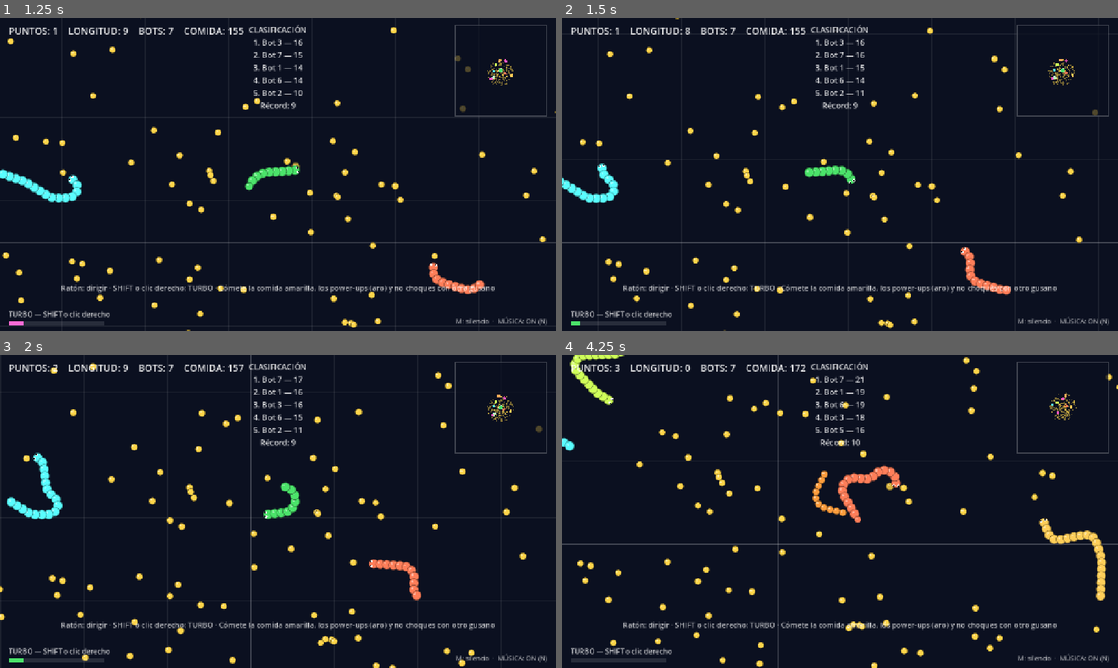
Above: before the commit, frames 1-4 (two rows, left to right).
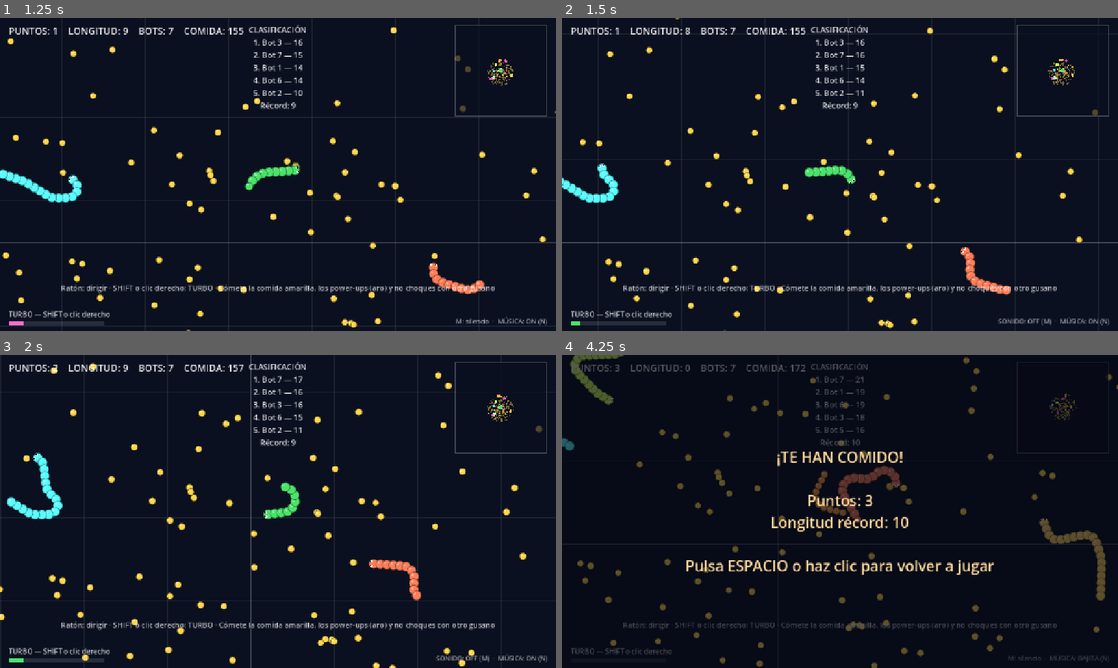
Above: after the commit, the same moments.

Repository: Drocno23/MiJuegoIA
Game: Godot game, scene res://escenas/Main.tscn
The game is run twice, just before and just after one commit, with the same random seed, the same clock (stepped at 60 frames per second) and the same inputs.
Inputs (mouse positions are in pixels of both pictures, inside the frame that each line leads up to):
- Up to frame 1 (1.25 s): tap Enter (ui_accept) at 0.5, 0.77 s; move the mouse to (400, 158) at 0.52 s; hold Shift (turbo) from 0.53 s (still down); click (400, 158) at 0.67 s
- Up to frame 2 (1.5 s): move the mouse to (728, 190) at 1.27 s; release Shift (turbo) at 1.28 s; tap M at 1.35 s; click (728, 190) at 1.42 s
- Up to frame 3 (2 s): tap Enter (ui_accept) at 1.52 s
- Up to frame 4 (4.25 s): move the mouse to (895, 442) at 2.02 s; tap N at 2.1 s; click (895, 442) at 2.17 s; move the mouse to (812, 574) at 2.77 s; tap Shift (turbo) at 2.85 s; click (812, 574) at 2.92 s; tap Enter (ui_accept) at 3.02, 3.77 s; move the mouse to (1006, 558) at 3.52 s; tap M at 3.6 s; click (1006, 558) at 3.67 s

Frame 1 is identical in both runs. In frame 2, 0.1% of the frame differs, in the area x 78-98%, y 95-99%; in frame 3, 0.1%; in frame 4, 9.1%, in the area x 0-100%, y 0-100%.
Error before the commit: Parse Error: Cannot infer the type of "estado_musica" variable because the value doesn't have a set type. (res://scripts/sonido.gd:266)

Commit message:
fix(slither_2d): sonido.gd compila (error de inferencia de tipos)
El fallo que rompía todo:

    res://scripts/sonido.gd:266 - Parse Error: Cannot infer the type of
    "estado_musica" variable because the value doesn't have a set type.

Venía de sacar un valor de un Array sin tipo con `:=`
(`["…", "…", "…"][_nivel_musica]` da Variant y GDScript no puede inferir).
Al no compilar sonido.gd, la clase `Sonido` no se registraba y todo lo demás
caía en cascada: main.gd no cargaba (`Could not find type "Sonido"`), sus
@onready se quedaban a null y aparecía el río de
"Invalid access to property or key 'visible' on a base object of type 'Nil'"
en `_input` y en `_terminar_partida`.

Arreglos:
- El nivel de música ahora se resuelve con `nombre_nivel_musica()` (match que
  devuelve String), sin índices sobre arrays sin tipo.
- `_input()` sale sin hacer nada si el HUD no está (red de seguridad para no
  inundar la consola si algún día el mundo no termina de montarse).
- Constantes de la música (BPM y tiempos) al ámbito de clase.
- Música "apagada" = -80 dB además de pausada, así el silencio funciona aunque
  el reproductor no haya empezado a sonar.
- COMO_TRABAJAR.md: dos filas nuevas en "problemas típicos" (qué significa
  "Could not find type X" y el error de inferencia de tipos), con el aviso de
  que gdlint/gdparse NO detectan esto: solo el compilador de Godot.

Nota: el resto de `:=` del proyecto se ha revisado a mano y ninguno saca el
valor de un contenedor sin tipo, así que no hay más casos de este error.

Co-authored-by: arena-agent <297053741+arena-agent@users.noreply.github.com>

Diff:
--- a/slither_2d/scripts/main.gd
+++ b/slither_2d/scripts/main.gd
@@ -106,6 +106,10 @@
 
 
 func _input(evento: InputEvent) -> void:
+	# Red de seguridad: si el mundo no ha terminado de montarse (o alguien edita la
+	# escena y quita el HUD), no inundamos la consola con errores por cada tecla.
+	if pantalla_final == null:
+		return
 	# Teclas de audio (se leen aquí y no en el mapa de entrada del proyecto para
 	# no tocar project.godot): M = silencio, N = música normal/bajita/apagada.
 	var tecla := evento as InputEventKey
--- a/slither_2d/scripts/sonido.gd
+++ b/slither_2d/scripts/sonido.gd
@@ -39,6 +39,10 @@
 ## Grupo con el nodo de audio del mundo (los gusanos lo buscan por aquí).
 const GRUPO := "audio"
 
+## Parámetros de la música: 16 tiempos a 128 BPM (60/128 * 16 = 7,5 s de bucle).
+const MUSICA_BPM := 128.0
+const MUSICA_TIEMPOS := 16
+
 const FRECUENCIA_MEZCLA := 22050  ## Muestras por segundo (calidad de sobra).
 const VOCES := 6  ## Cuántos efectos pueden sonar a la vez sin cortarse.
 
@@ -164,10 +168,8 @@
 ## (onda cuadrada), bajo (triangular) y bombo. Ninguna nota queda sonando en el
 ## punto de unión, así que el bucle enlaza sin corte.
 static func generar_musica() -> AudioStreamWAV:
-	const BPM := 128.0
-	const TIEMPOS := 16
-	var tiempo := 60.0 / BPM
-	var total := int(FRECUENCIA_MEZCLA * tiempo * TIEMPOS)
+	var tiempo := 60.0 / MUSICA_BPM
+	var total := int(FRECUENCIA_MEZCLA * tiempo * MUSICA_TIEMPOS)
 	var flujo := _flujo_vacio(total)
 	# Melodía: una nota por tiempo, escala de La menor.
 	var melodia := PackedFloat32Array([
@@ -263,8 +265,20 @@
 ## Rótulo para el HUD ("M: silencio · MÚSICA: ON (N)").
 func texto_estado() -> String:
 	var estado_sonido := "SONIDO: OFF (M)" if _silencio else "M: silencio"
-	var estado_musica := ["MÚSICA: OFF", "MÚSICA: BAJITA", "MÚSICA: ON"][_nivel_musica]
-	return "%s  ·  %s (N)" % [estado_sonido, estado_musica]
+	return "%s  ·  %s (N)" % [estado_sonido, nombre_nivel_musica(_nivel_musica)]
+
+
+## Nombre del nivel de música. Es una función con `match` (y no un Array) porque
+## sacar un valor de un Array sin tipo da Variant, y GDScript no puede inferir
+## el tipo con `:=` (error "Cannot infer the type of ... variable").
+static func nombre_nivel_musica(nivel: int) -> String:
+	match nivel:
+		MUSICA_APAGADA:
+			return "MÚSICA: OFF"
+		MUSICA_BAJITA:
+			return "MÚSICA: BAJITA"
+		_:
+			return "MÚSICA: ON"
 
 
 # ---------------------------------------------------------------------------
@@ -300,6 +314,8 @@
 		return
 	match _nivel_musica:
 		MUSICA_APAGADA:
+			# -80 dB es silencio; además se pausa para no gastar CPU.
+			_musica.volume_db = -80.0
 			_musica.stream_paused = true
 		MUSICA_BAJITA:
 			_musica.stream_paused = false
Not shown, changed: slither_2d/COMO_TRABAJAR.md
